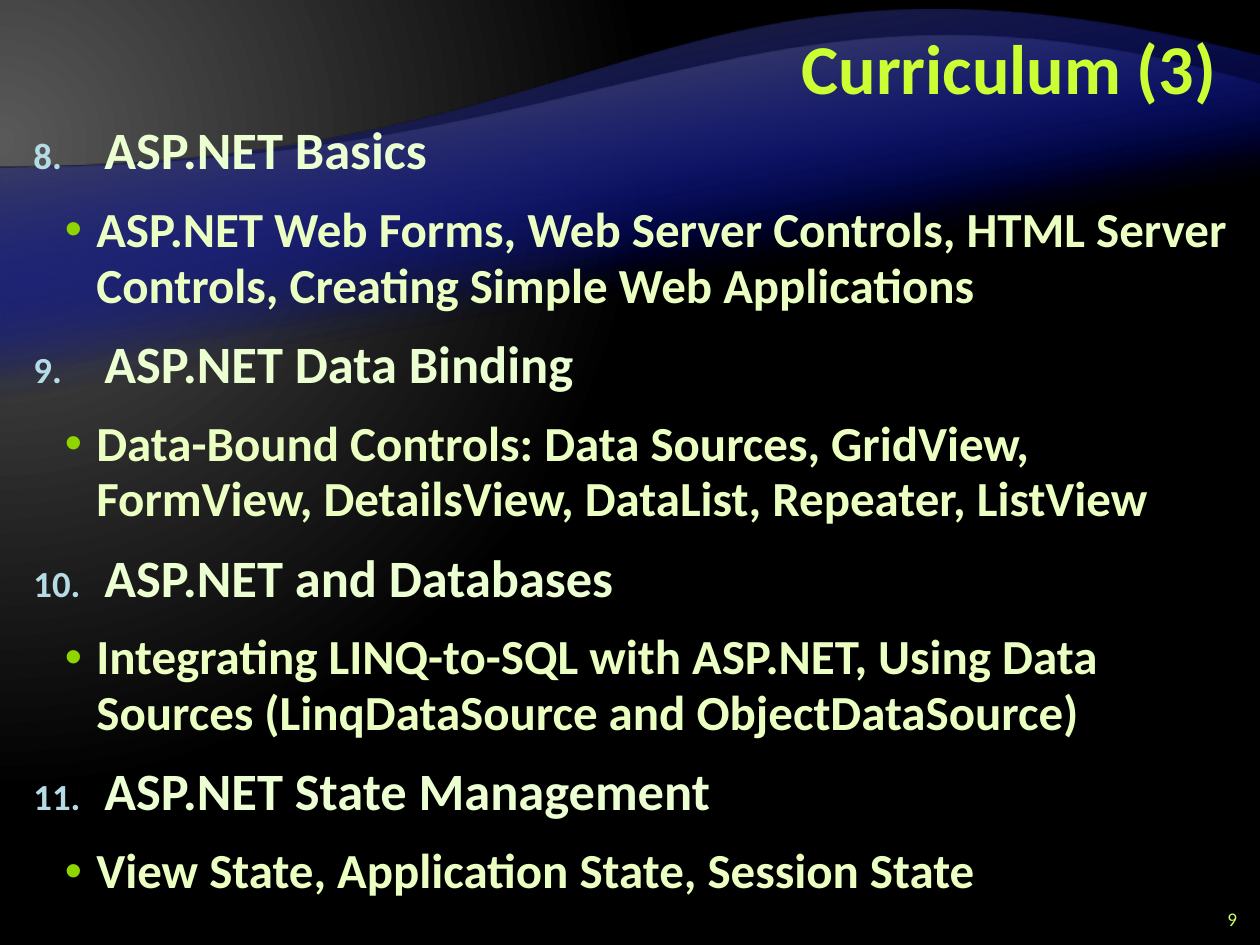
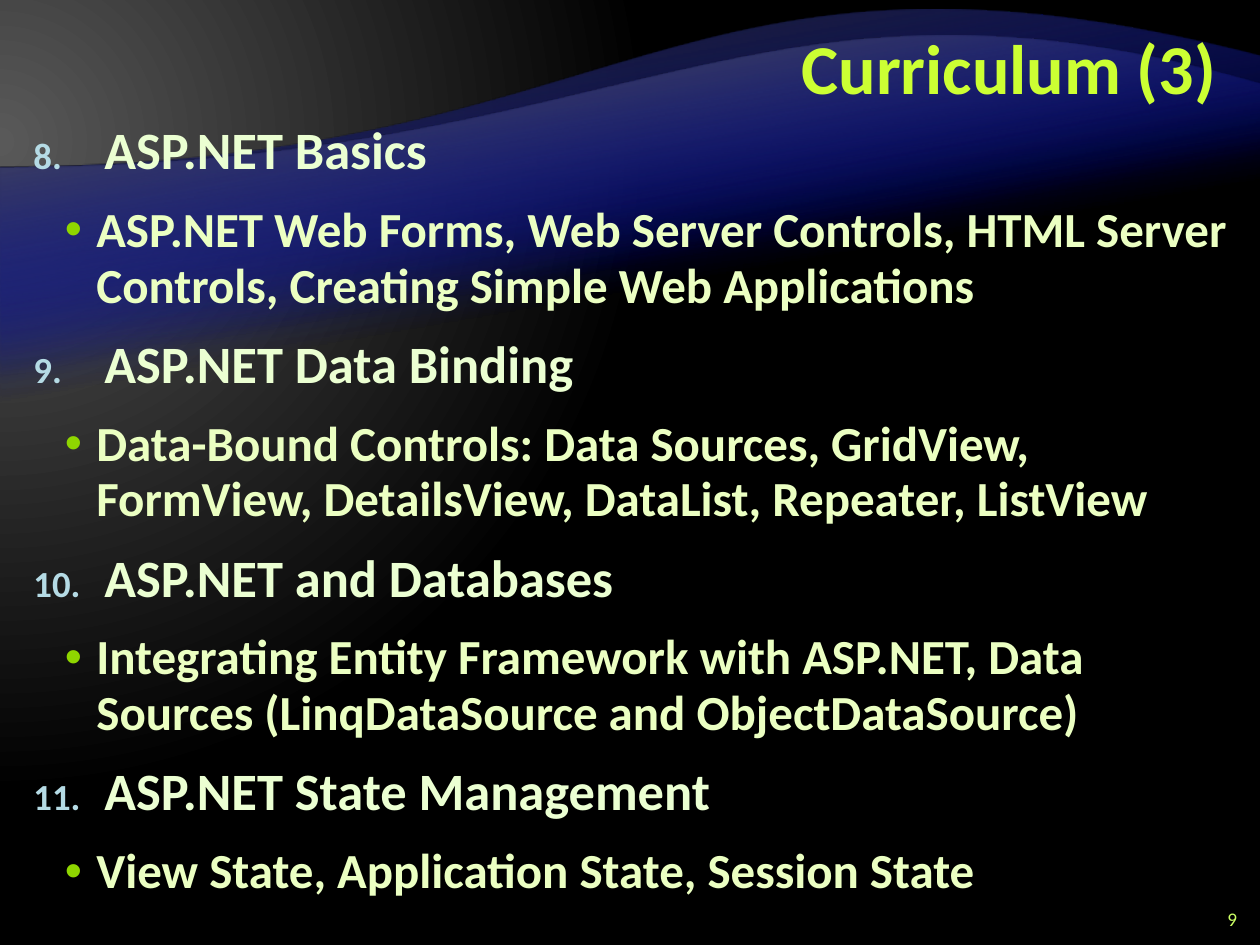
Before and after one commit to Graveheart/aspnetcourse, a slide deck: slide 9 of 2010/lectures/0. Course Introduction.pptx. Drawn at 1260x945 pixels with LibreOffice and Linux fonts; fonts in the diff are those of the drawing; background and template pictures are left out. Boxes give left, top, right and bottom in pixels: in the first picture for what was removed or moved away, otherwise in the second. Text is boxed around its words. In the diff, an @@ line names an element or a change of style, - is before the commit and + after.

```diff
--- a/2010/lectures/0. Course Introduction.pptx
+++ b/2010/lectures/0. Course Introduction.pptx
@@ text at box(96, 639, 1083, 739): text changed @@
-  • Integrating LINQ-to-SQL with ASP.NET, Using Data Sources (LinqDataSource and ObjectDataSource)
+  • Integrating Entity Framework with ASP.NET, Data Sources (LinqDataSource and ObjectDataSource)
```
Also in this commit, not shown: 3 other slides changed.
